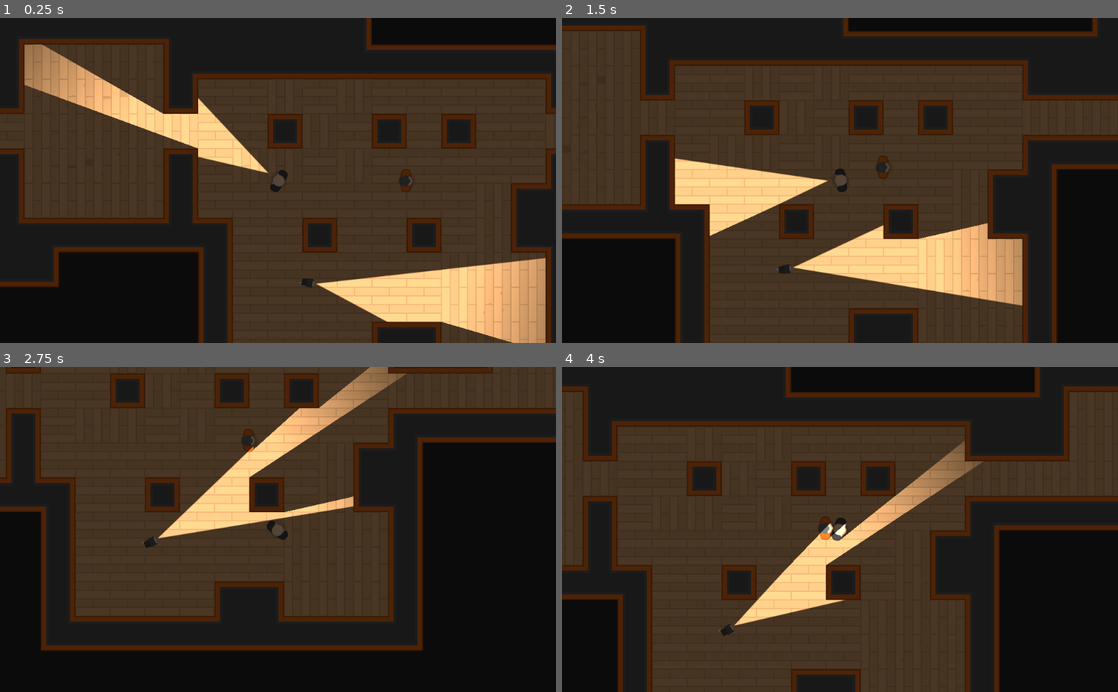
Above: before the commit, frames 1-4 (two rows, left to right).
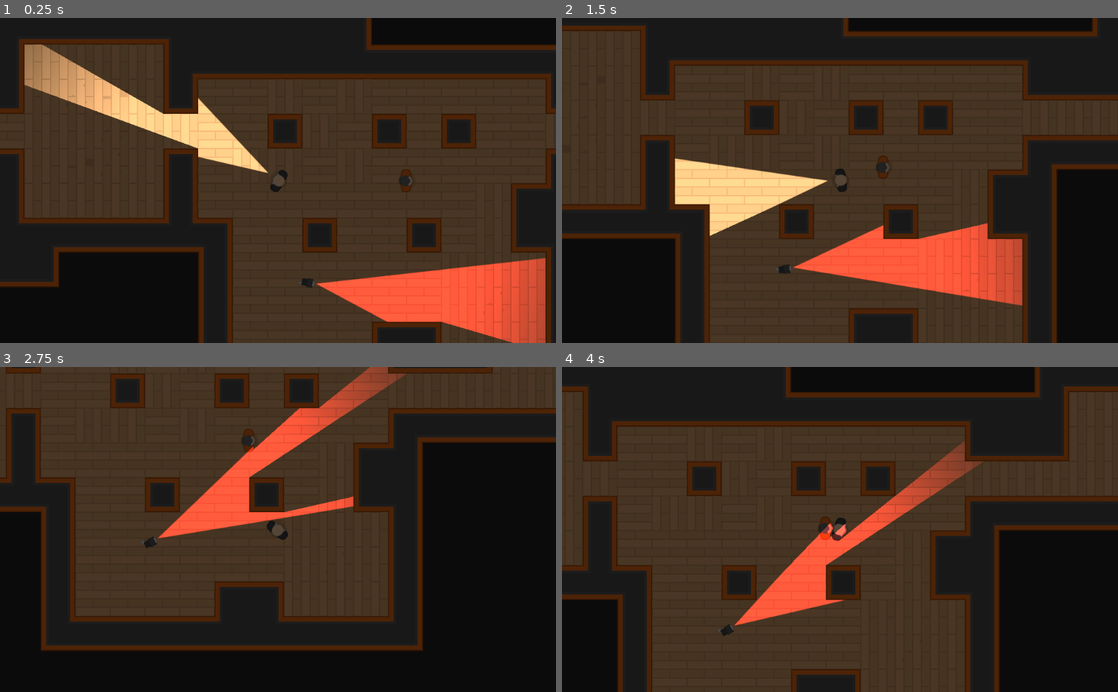
Above: after the commit, the same moments.

Repository: davidvgus/Heistmeisters
Game: Godot game, scene res://Levels/TemplateLevel.tscn
Two runs of this game, one before a commit and one after it. Both use one fixed random seed, a clock stepped at 60 frames per second and the inputs below.
Inputs (mouse positions are in pixels of both pictures, inside the frame that each line leads up to):
- Up to frame 1 (0.25 s): no input
- Up to frame 2 (1.5 s): move the mouse to (962, 164) at 0.52 s; hold D (move_right) 0.53-1.28 s; tap Q (toggle_torch) at 0.6, 1.35 s; move the mouse to (728, 196) at 1.27 s; hold S (move_down) from 1.28 s (still down)
- Up to frame 3 (2.75 s): move the mouse to (333, 458) at 2.02 s; release S (move_down) at 2.03 s; hold D (move_right) from 2.03 s (still down); tap Q (toggle_torch) at 2.1 s
- Up to frame 4 (4 s): move the mouse to (812, 594) at 2.77 s; release D (move_right) at 2.78 s; hold W (move_up) 2.78-3.53 s; tap Q (toggle_torch) at 2.85, 3.6 s; move the mouse to (1006, 578) at 3.52 s; hold A (move_left) from 3.53 s (still down)

The runs differ from the first frame. In frame 1, 6.6% of the frame differs, in the area x 56-99%, y 73-100%; in frame 2, 6.1%; in frame 3, 4.6%; in frame 4, 4.1%.

Commit message:
still not working

Diff:
--- a/Characters/NPCs/Camera.tscn
+++ b/Characters/NPCs/Camera.tscn
@@ -1,8 +1,9 @@
-[gd_scene load_steps=6 format=2]
+[gd_scene load_steps=7 format=2]
 
 [ext_resource path="res://GFX/PNG/Tiles/tile_463.png" type="Texture" id=1]
-[ext_resource path="res://GFX/PNG/Tiles/tile_536.png" type="Texture" id=2]
-[ext_resource path="res://Lightmaps/Torch.tscn" type="PackedScene" id=3]
+[ext_resource path="res://Characters/NPCs/PlayerDetection.gd" type="Script" id=2]
+[ext_resource path="res://GFX/PNG/Tiles/tile_536.png" type="Texture" id=3]
+[ext_resource path="res://Lightmaps/Torch.tscn" type="PackedScene" id=4]
 
 [sub_resource type="RectangleShape2D" id=1]
 
@@ -31,6 +32,7 @@
 
 [node name="CameraBody" type="KinematicBody2D" parent="."]
 position = Vector2( 10, 0 )
+script = ExtResource( 2 )
 __meta__ = {
 "_edit_group_": true
 }
--- /dev/null
+++ b/Characters/NPCs/PlayerDetection.gd
@@ -0,0 +1,28 @@
+extends "res://Characters/TemplateCharacter.gd"
+
+
+const FOV_TOLERANCE = 20
+const RED = Color(1,0.25,0.25)
+const WHITE = Color(1,1,1)
+
+var Player
+
+func _ready():
+    Player = get_node("/root").find_node("Player", true, false)
+
+func _process(delta):
+    if Player_in_FOV():
+        $Torch.color = WHITE
+    else:
+        $Torch.color = RED
+
+
+func Player_in_FOV():
+    print(global_rotation_degrees)
+    var npc_facing_direction = Vector2(0,-1).rotated(global_rotation)
+    var direction_to_Player = (Player.position - global_position).normalized()
+
+    if abs(direction_to_Player.angle_to(npc_facing_direction)) < deg2rad(FOV_TOLERANCE):
+        return true
+    else:
+        return false
Not shown: 1 places in Characters/NPCs/Camera.tscn that only renumber resources
